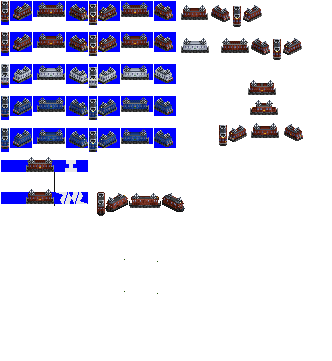
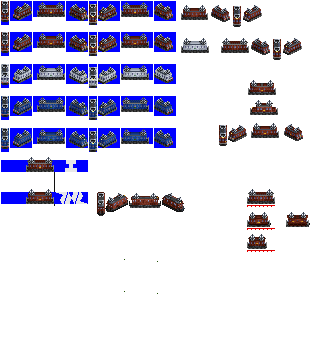
Two versions of the same layered image (332x361). Layer-by-layer changes:
painted on "ef10" over (x1=247, y1=189, x2=310, y2=252)
